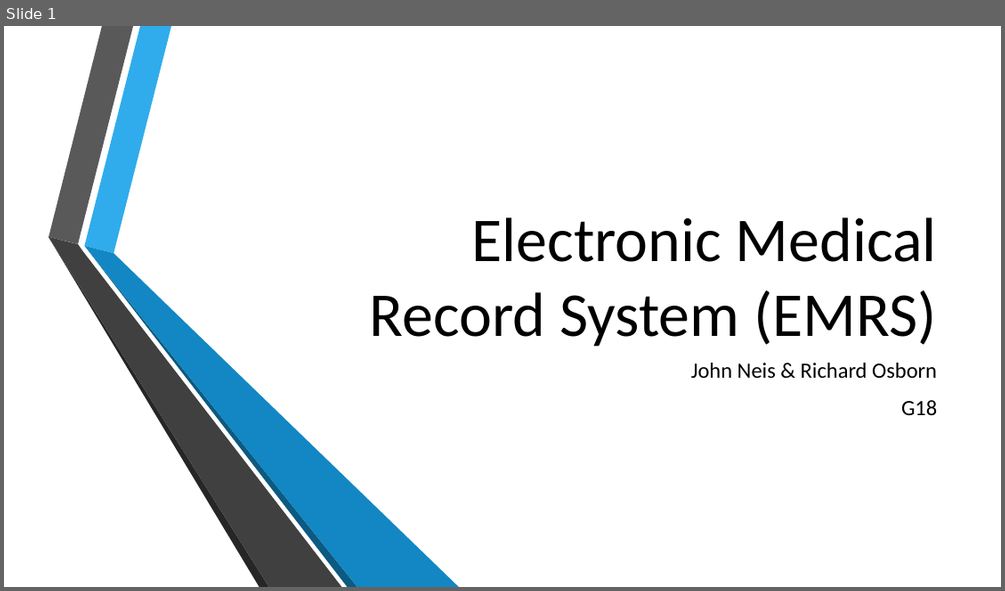
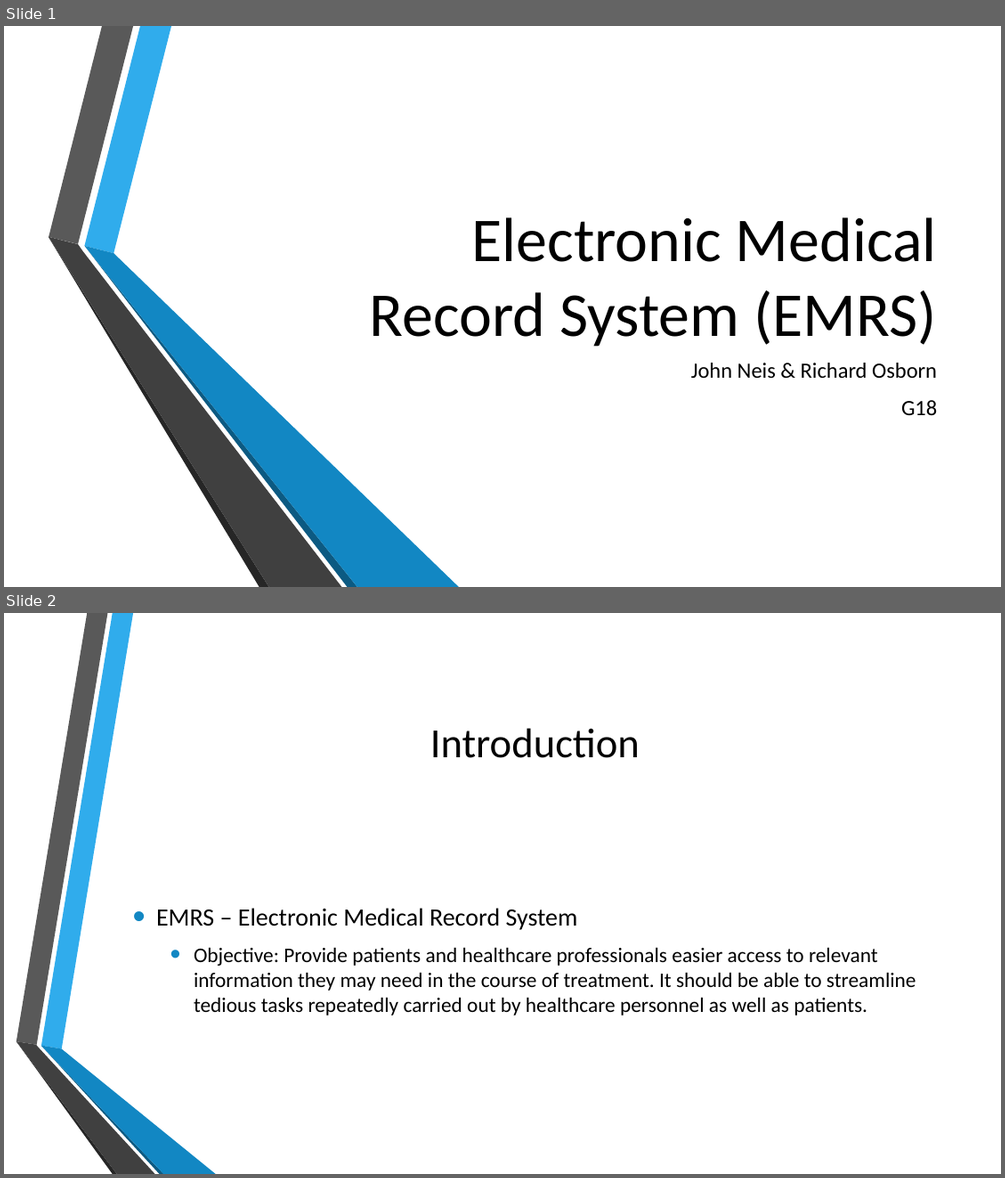
Before and after one commit to John-Neis/CSCI-455-Project, a slide deck: Presentation/Project_Presentation.pptx. Shown one above the other, each under a label of ours: slide 1 before the commit, slides 1 and 2 after it. The pictures are 1005x591 and 1005x1178 pixels, drawn with LibreOffice and Linux fonts; fonts in the diff are those of the drawing; background and template pictures are left out. Boxes give left, top, right and bottom in pixels: in the first picture for what was removed or moved away, otherwise in the second. Text is boxed around its words. In the diff, an @@ line names an element or a change of style, - is before the commit and + after.

```diff
--- a/Presentation/Project_Presentation.pptx
+++ b/Presentation/Project_Presentation.pptx
@@ slide 2 added at (x1=4, y1=613, x2=1001, y2=1174), background picture (left out) @@
@@ title added at (x1=430, y1=728, x2=639, y2=758), 40 pt, text #000000 @@
+Introduction
@@ text added at (x1=156, y1=908, x2=916, y2=1015), 20 pt, text #000000 @@
+• EMRS – Electronic Medical Record System
+  • Objective: Provide patients and healthcare professionals easier access to relevant information they may need in the course of treatment. It should be able to streamline tedious tasks repeatedly carried out by healthcare personnel as well as patients.
@@ group added at (x1=16, y1=613, x2=216, y2=1174): 6 freeform shapes @@
```
Also in this commit, not shown: 2 slides changed, 12 other slides added, 2 slides removed.
